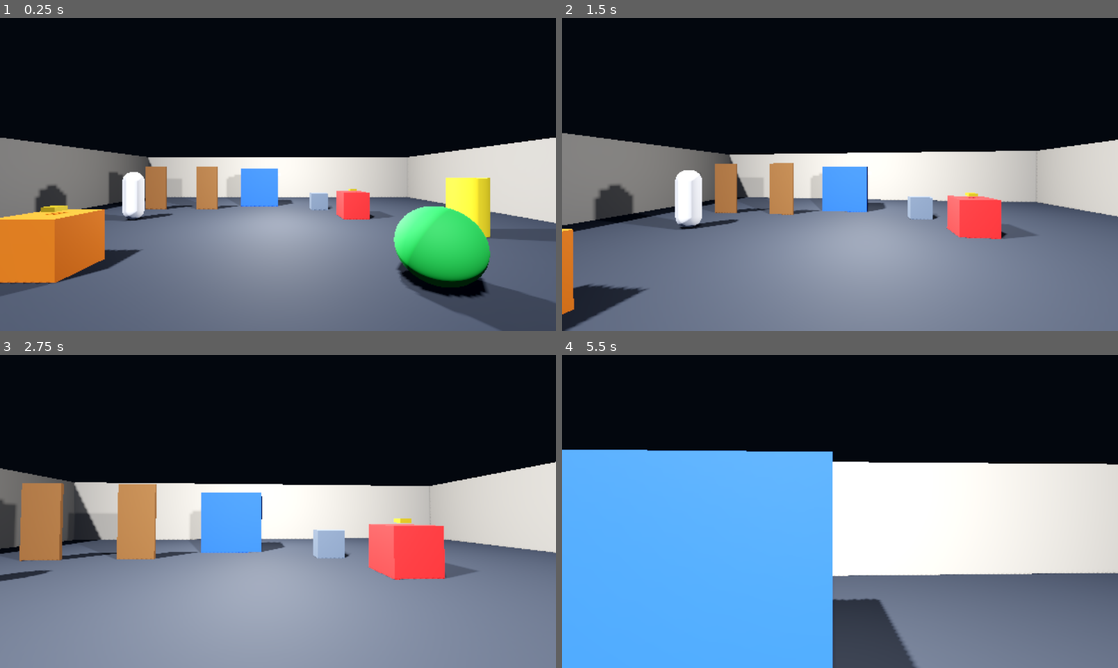
Above: before the commit, frames 1-4 (two rows, left to right).
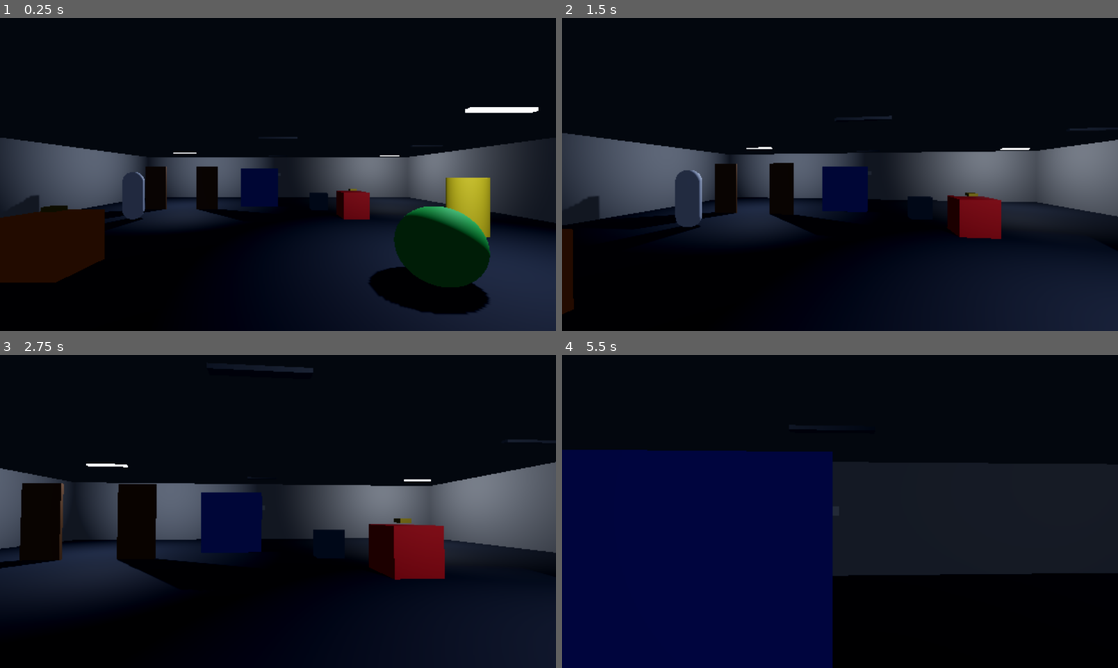
Above: after the commit, the same moments.

Repository: Kroosah/Crump
Game: Godot game, scene res://game/bootstrap.tscn
Two runs of this game, one before a commit and one after it. Both use one fixed random seed, a clock stepped at 60 frames per second and the inputs below.
Inputs (mouse positions are in pixels of both pictures, inside the frame that each line leads up to):
- Up to frame 1 (0.25 s): no input
- Up to frame 2 (1.5 s): tap Enter at 0.5 s; move the mouse to (867, 174) at 0.52 s; hold F (flashlight) 0.53-1.28 s; hold W (move_forward) from 0.53 s (still down); tap Shift (run) at 0.8, 1.35 s; move the mouse to (812, 174) at 1.27 s
- Up to frame 3 (2.75 s): keep holding W (move_forward); tap F (flashlight) at 1.55 s; move the mouse to (289, 505) at 2.02 s; hold C (crouch) from 2.03 s (still down); tap Shift (run) at 2.3 s
- Up to frame 4 (5.5 s): keep holding W (move_forward); move the mouse to (834, 517) at 2.77 s; release C (crouch) at 2.78 s; tap F (flashlight) at 2.85, 4.55 s; move the mouse to (878, 514) at 3.52 s; hold E (interact) 3.53-4.28 s; tap Shift (run) at 3.8, 4.35, 5.3 s; move the mouse to (795, 508) at 4.27 s; move the mouse to (845, 511) at 5.02 s; hold Ctrl (sneak) from 5.03 s (still down)

The runs differ from the first frame. In frame 1, 57% of the frame differs, in the area x 0-100%, y 28-100%; in frame 2, 58%; in frame 3, 60%; in frame 4, 68%, in the area x 0-100%, y 30-100%.

Commit message:
[006] Voeg TL-armatuur en schaduwbudget-bewaking toe; sfeerpass dev room
game/props/light_tl/: een herbruikbare TL-prop met drie expliciete, per
lamp gekozen staten (STABIEL/DEFECT/FLIKKEREND). DEFECT is uit en
flikkert nooit; FLIKKEREND bouwt uit een vaste seed een ~20 s naadloos
herhalend patroon met rustperiodes (physics-tick als klok:
frame-deterministisch en headless testbaar); licht en buisgloed komen
uit dezelfde waarde via een instance-uniform op de nieuwe
flicker_light.gdshader — geen eigen tijd of willekeur in de shader,
geen globale flikkercontroller. game/systems/light_budget/: eigen
verwijdereenheid met een taak — bij levelload level-schaduwlichten
tellen (zaklamp uitgesloten: gereserveerd slot), boven 3 deterministisch
degraderen op scene-boomvolgorde (schaduw uit, lamp blijft aan) met een
warning per lamp; levert ook de F3-telling. Dev room-sfeerpass: de oude
heldere verlichting verhuist naar een verborgen Werklicht-rig
(editor-/debugoptie via export, default uit met luide log); de
nachtstaat krijgt 2 stabiele TL-ankers (met schaduw), 1 flikkerende
buis in de noordoosthoek en 5 defecte armaturen — weinig werkend licht
is het punt. Normale opstart blijft warning-vrij; suite groen.

Co-Authored-By: Claude Fable 5 <noreply@anthropic.com>
Claude-Session: https://claude.ai/code/session_01Eukd1gRp6feQQnWxwaLgzq

Diff:
--- /dev/null
+++ b/assets/shaders/flicker_light.gdshader
@@ -0,0 +1,16 @@
+shader_type spatial;
+// Emissive TL-buis (taak 006, keuze E). Het flikkerniveau komt per
+// instantie van het prop-script (instance uniform): licht en buisgloed
+// vallen zo altijd samen — één deterministische bron van waarheid voor
+// het patroon, en de shader zelf bevat géén eigen tijd of willekeur.
+
+instance uniform float flicker : hint_range(0.0, 1.0) = 1.0;
+uniform vec3 albedo : source_color = vec3(0.85, 0.87, 0.9);
+uniform vec3 emission_color : source_color = vec3(0.82, 0.88, 1.0);
+uniform float emission_energy = 2.4;
+
+void fragment() {
+	// Een dode buis is dof grijs, geen zwart gat: contour blijft (HORROR §4).
+	ALBEDO = albedo * mix(0.35, 1.0, flicker);
+	EMISSION = emission_color * emission_energy * flicker;
+}
--- a/game/bootstrap.gd
+++ b/game/bootstrap.gd
@@ -27,6 +27,10 @@
 ## level gespawnd, ná de inventory (SceneHost-kind uit _ready) zodat de
 ## initiële bezitssynchronisatie gegarandeerd een inventory aantreft.
 const FLASHLIGHT_SCENE := "res://game/systems/flashlight/flashlight.tscn"
+
+## De schaduwbudget-bewaking (taak 006 §5), zelfde patroon: per level,
+## bestaanscheck — zonder deze map vangt alleen de suite nog configfouten.
+const LIGHT_BUDGET_SCENE := "res://game/systems/light_budget/light_budget.tscn"
 
 ## Overlay bestaat alleen in debugbuilds (zie _add_debug_tools).
 const DEBUG_OVERLAY_SCENE := "res://game/ui/debug_overlay/debug_overlay.tscn"
@@ -100,6 +104,7 @@
 	_spawn_player()
 	_spawn_interactor()
 	_spawn_flashlight()
+	_spawn_light_budget()
 
 
 ## Zet de speler op het PlayerSpawn-punt van het geladen level (D-018).
@@ -171,6 +176,15 @@
 	var flashlight: Node = load(FLASHLIGHT_SCENE).instantiate()
 	_current_level.add_child(flashlight)
 	Log.info("Bootstrap: zaklampsysteem actief")
+
+
+func _spawn_light_budget() -> void:
+	if not ResourceLoader.exists(LIGHT_BUDGET_SCENE):
+		Log.info("Bootstrap: geen lichtbudget-bewaking — alleen de suite bewaakt het budget")
+		return
+	var budget: Node = load(LIGHT_BUDGET_SCENE).instantiate()
+	_current_level.add_child(budget)
+	Log.info("Bootstrap: lichtbudget-bewaking actief")
 
 
 func _verify_autoloads() -> void:
--- /dev/null
+++ b/game/levels/dev_room/dev_room.gd
@@ -0,0 +1,19 @@
+extends Node3D
+## Developer room (taak 006, keuze G): de nachtstaat is de gecommitte
+## standaard — bijna zwart, schaarse TL-ankers, diepte-fog. Het werklicht
+## is een expliciete editor-/debugoptie voor geometrie- en
+## systeeminspectie: debug, geen gameplay, en nooit aan in een commit
+## (de suite bewaakt dat).
+
+## true = de oude heldere testverlichting (inspectie); false = nachtstaat.
+@export var werklicht := false
+
+@onready var _werklicht_rig: Node3D = %Werklicht
+@onready var _night_lights: Node3D = %NightLights
+
+
+func _ready() -> void:
+	_werklicht_rig.visible = werklicht
+	_night_lights.visible = not werklicht
+	if werklicht:
+		Log.warn("DevRoom: werklicht AAN — alleen voor inspectie, nooit committen")
--- a/game/levels/dev_room/dev_room.tscn
+++ b/game/levels/dev_room/dev_room.tscn
@@ -1,8 +1,10 @@
-[gd_scene load_steps=27 format=3]
+[gd_scene load_steps=29 format=3]
 
 [ext_resource type="Script" path="res://game/levels/dev_room/dev_camera.gd" id="1"]
 [ext_resource type="Script" path="res://game/levels/dev_room/dev_props.gd" id="2"]
 [ext_resource type="Script" path="res://game/levels/environment_tuner.gd" id="3"]
+[ext_resource type="Script" path="res://game/levels/dev_room/dev_room.gd" id="4"]
+[ext_resource type="PackedScene" path="res://game/props/light_tl/light_tl.tscn" id="5"]
 
 [sub_resource type="BoxMesh" id="floor_mesh"]
 size = Vector3(20, 0.5, 20)
@@ -96,6 +98,7 @@
 fog_density = 0.03
 
 [node name="DevRoom" type="Node3D"]
+script = ExtResource("4")
 
 [node name="WorldEnvironment" type="WorldEnvironment" parent="."]
 environment = SubResource("env")
@@ -117,23 +120,63 @@
 
 [node name="Lighting" type="Node3D" parent="."]
 
-[node name="SunKey" type="DirectionalLight3D" parent="Lighting"]
+[node name="Werklicht" type="Node3D" parent="Lighting"]
+unique_name_in_owner = true
+visible = false
+
+[node name="SunKey" type="DirectionalLight3D" parent="Lighting/Werklicht"]
 transform = Transform3D(0.788011, 0.485148, -0.379039, 0, 0.615662, 0.788011, 0.615662, -0.620961, 0.485148, 0, 6, 4)
 light_energy = 1.1
 shadow_enabled = true
 
-[node name="CeilingLightCenter" type="OmniLight3D" parent="Lighting"]
+[node name="CeilingLightCenter" type="OmniLight3D" parent="Lighting/Werklicht"]
 transform = Transform3D(1, 0, 0, 0, 1, 0, 0, 0, 1, 0, 2.6, 0)
 light_energy = 2.0
 shadow_enabled = true
 omni_range = 16.0
 
-[node name="CeilingLightNorth" type="OmniLight3D" parent="Lighting"]
+[node name="CeilingLightNorth" type="OmniLight3D" parent="Lighting/Werklicht"]
 transform = Transform3D(1, 0, 0, 0, 1, 0, 0, 0, 1, 0, 2.6, -6)
 light_energy = 1.5
 shadow_enabled = false
 omni_range = 14.0
 
+[node name="NightLights" type="Node3D" parent="Lighting"]
+unique_name_in_owner = true
+
+[node name="TlStabielWest" parent="Lighting/NightLights" instance=ExtResource("5")]
+transform = Transform3D(1, 0, 0, 0, 1, 0, 0, 0, 1, -5, 2.85, -5)
+cast_shadow = true
+
+[node name="TlStabielOost" parent="Lighting/NightLights" instance=ExtResource("5")]
+transform = Transform3D(1, 0, 0, 0, 1, 0, 0, 0, 1, 4, 2.85, 3)
+cast_shadow = true
+
+[node name="TlFlikkerNoordoost" parent="Lighting/NightLights" instance=ExtResource("5")]
+transform = Transform3D(1, 0, 0, 0, 1, 0, 0, 0, 1, 7, 2.85, -7)
+state = 2
+flicker_seed = 7
+
+[node name="TlDefectA" parent="Lighting/NightLights" instance=ExtResource("5")]
+transform = Transform3D(1, 0, 0, 0, 1, 0, 0, 0, 1, -7, 2.85, 4)
+state = 1
+
+[node name="TlDefectB" parent="Lighting/NightLights" instance=ExtResource("5")]
+transform = Transform3D(1, 0, 0, 0, 1, 0, 0, 0, 1, 0, 2.85, 0)
+state = 1
+
+[node name="TlDefectC" parent="Lighting/NightLights" instance=ExtResource("5")]
+transform = Transform3D(1, 0, 0, 0, 1, 0, 0, 0, 1, 0, 2.85, -7)
+state = 1
+
+[node name="TlDefectD" parent="Lighting/NightLights" instance=ExtResource("5")]
+transform = Transform3D(1, 0, 0, 0, 1, 0, 0, 0, 1, 6, 2.85, -2)
+state = 1
+
+[node name="TlDefectE" parent="Lighting/NightLights" instance=ExtResource("5")]
+transform = Transform3D(1, 0, 0, 0, 1, 0, 0, 0, 1, -2, 2.85, 7)
+state = 1
+
 [node name="Structure" type="Node3D" parent="."]
 
 [node name="Floor" type="StaticBody3D" parent="Structure"]
--- /dev/null
+++ b/game/props/light_tl/light_tl.gd
@@ -0,0 +1,115 @@
+extends Node3D
+## TL-armatuur (taak 006, keuze E): één herbruikbare prop met drie
+## expliciete, per lamp gekozen staten. Een kapotte buis ís zijn eigen
+## wereld-oorzaak (HORROR §4).
+##
+## Invarianten (bindend, dossier 006 §4): STABIEL flikkert nooit spontaan;
+## DEFECT is uit en flikkert nooit; FLIKKEREND is een bewuste per-lamp-
+## keuze met een deterministisch patroon (vaste seed) dat rust bevat —
+## geen strobe, geen globale flikkercontroller, geen automatische
+## overgangen tussen staten.
+
+enum TlState { STABIEL, DEFECT, FLIKKEREND }
+
+## De staat is een expliciete editor-keuze per lamp, nooit een gevolg.
+@export var state: TlState = TlState.STABIEL:
+	set(value):
+		state = value
+		if is_inside_tree():
+			_apply_state()
+
+@export_group("Licht")
+@export var light_energy_on := 1.6
+## Koel TL-wit; de warme zaklampbundel steekt hier bewust tegen af (§1).
+@export var light_color := Color(0.82, 0.88, 1.0)
+@export var light_range := 7.0
+## Schaduw is een budgetkeuze per lamp: maximaal 3 level-lampen werpen
+## schaduw (dossier 006 §5) — dus bewust default uit.
+@export var cast_shadow := false
+
+@export_group("Flikker")
+## Vaste seed: zelfde seed = identiek patroonverloop, frame voor frame
+## (physics-tick is de klok) — reproduceerbaar en headless testbaar.
+@export var flicker_seed := 1
+## Seconden rust (buis gewoon aan) tussen twee flikkerbursts.
+@export var rest_min_s := 1.2
+@export var rest_max_s := 3.5
+## Haperingen per burst.
+@export var burst_ticks_min := 2
+@export var burst_ticks_max := 5
+
+## Herhalend patroon als segmenten: x = duur (s), y = lichtniveau 0..1.
+var _segments := PackedVector2Array()
+var _pattern_length := 0.0
+var _pattern_time := 0.0
+
+@onready var _light: OmniLight3D = %Light
+@onready var _tube: MeshInstance3D = %Tube
+
+
+func _ready() -> void:
+	_light.light_color = light_color
+	_light.omni_range = light_range
+	_light.shadow_enabled = cast_shadow
+	_apply_state()
+
+
+func _physics_process(delta: float) -> void:
+	# Alleen actief in FLIKKEREND (zie _apply_state). Op de physics-tick:
+	# vaste stapgrootte, dus het verloop is per frame deterministisch.
+	_pattern_time = fmod(_pattern_time + delta, _pattern_length)
+	_set_level(_level_at(_pattern_time))
+
+
+## Voor de F3-telling (duck-typed via de groep `light_tl`).
+func get_tl_state() -> int:
+	return state
+
+
+func _apply_state() -> void:
+	set_physics_process(state == TlState.FLIKKEREND)
+	match state:
+		TlState.STABIEL:
+			_set_level(1.0)
+		TlState.DEFECT:
+			_set_level(0.0)
+		TlState.FLIKKEREND:
+			_build_pattern()
+			_pattern_time = 0.0
+			_set_level(_level_at(0.0))
+
+
+## Bouwt ~20 s naadloos herhalend patroon: grotendeels áán met korte
+## haperingsbursts — flikkeren mét rust (invariant keuze E).
+func _build_pattern() -> void:
+	var rng := RandomNumberGenerator.new()
+	rng.seed = flicker_seed
+	_segments = PackedVector2Array()
+	_pattern_length = 0.0
+	while _pattern_length < 20.0:
+		_append_segment(rng.randf_range(rest_min_s, rest_max_s), 1.0)
+		for i in rng.randi_range(burst_ticks_min, burst_ticks_max):
+			_append_segment(rng.randf_range(0.03, 0.1),
+				rng.randf_range(0.0, 0.25))
+			_append_segment(rng.randf_range(0.04, 0.15), 1.0)
+
+
+func _append_segment(duration: float, level: float) -> void:
+	_segments.append(Vector2(duration, level))
+	_pattern_length += duration
+
+
+func _level_at(time: float) -> float:
+	var cursor := 0.0
+	for segment in _segments:
+		cursor += segment.x
+		if time < cursor:
+			return segment.y
+	return 1.0
+
+
+func _set_level(level: float) -> void:
+	# Licht en buisgloed uit dezelfde waarde: ze kunnen nooit uit de pas.
+	_light.light_energy = light_energy_on * level
+	_light.visible = level > 0.0
+	_tube.set_instance_shader_parameter(&"flicker", level)
--- /dev/null
+++ b/game/props/light_tl/light_tl.tscn
@@ -0,0 +1,22 @@
+[gd_scene load_steps=5 format=3]
+
+[ext_resource type="Script" path="res://game/props/light_tl/light_tl.gd" id="1"]
+[ext_resource type="Shader" path="res://assets/shaders/flicker_light.gdshader" id="2"]
+
+[sub_resource type="BoxMesh" id="tube_mesh"]
+size = Vector3(1.2, 0.06, 0.12)
+
+[sub_resource type="ShaderMaterial" id="tube_mat"]
+shader = ExtResource("2")
+
+[node name="LightTl" type="Node3D" groups=["light_tl"]]
+script = ExtResource("1")
+
+[node name="Tube" type="MeshInstance3D" parent="."]
+unique_name_in_owner = true
+mesh = SubResource("tube_mesh")
+surface_material_override/0 = SubResource("tube_mat")
+
+[node name="Light" type="OmniLight3D" parent="."]
+unique_name_in_owner = true
+transform = Transform3D(1, 0, 0, 0, 1, 0, 0, 0, 1, 0, -0.15, 0)
--- /dev/null
+++ b/game/systems/light_budget/light_budget.gd
@@ -0,0 +1,77 @@
+extends Node
+## Schaduwbudget-bewaking (taak 006 §5) — één taak, bewust géén framework:
+## geen registratie-API, geen dynamische herverdeling, geen kwaliteitsbeheer.
+## Bij levelload telt hij de schaduw-werpende lichten van het level en
+## degradeert hij deterministisch boven budget. In 006 zijn alle
+## level-lampen statische scene-data (geen dynamische spawning), dus een
+## overschrijding is per definitie een configuratiefout — de smoke-suite
+## vangt die ook; dit systeem is de runtime-diagnose. Verwijder deze map en
+## alleen die diagnose vervalt (D-015).
+
+## Max schaduw-werpende level-lichten. De zaklamp valt búíten deze telling:
+## haar slot is gereserveerd (totaal 4, LEVEL §5) en degradeert nooit.
+const LEVEL_SHADOW_BUDGET := 3
+const TOTAL_SHADOW_BUDGET := 4
+
+
+func _ready() -> void:
+	# Uitgesteld: eerst moet het hele level (incl. gespawnde props) staan.
+	_enforce.call_deferred()
+
+
+## Actieve schaduwlichten nu: level + zaklamp indien aan (F3, duck-typed
+## via de groep `light_budget`).
+func get_active_shadow_count() -> int:
+	var count := _level_shadow_lights().size()
+	var flashlight := get_tree().get_first_node_in_group("flashlight")
+	if flashlight != null:
+		for node in flashlight.find_children("", "Light3D", true, false):
+			var light := node as Light3D
+			if light.shadow_enabled and light.is_visible_in_tree():
+				count += 1
+	return count
+
+
+func get_shadow_budget() -> int:
+	return TOTAL_SHADOW_BUDGET
+
+
+## Deterministische handhaving: de eerste 3 in scene-boomvolgorde behouden
+## hun schaduw; elke volgende verliest alleen zijn schaduw (de lamp blijft
+## áán) met één warning per gedegradeerde lamp. Boomvolgorde ligt vast in
+## de scene-data, dus de uitkomst is elke run identiek.
+func _enforce() -> void:
+	var kept := 0
+	for light in _level_shadow_lights():
+		kept += 1
+		if kept > LEVEL_SHADOW_BUDGET:
+			light.shadow_enabled = false
+			push_warning(
+				"LightBudget: %d/%d level-schaduwlichten — schaduw uitgeschakeld op %s"
+				% [kept, LEVEL_SHADOW_BUDGET, light.get_path()])
+
+
+## Zichtbare, schaduw-werpende lichten van het level in boomvolgorde,
+## zonder alles onder het zaklampsysteem (gereserveerd slot).
+func _level_shadow_lights() -> Array[Light3D]:
+	var result: Array[Light3D] = []
+	var parent := get_parent()
+	if parent == null:
+		return result
+	for node in parent.find_children("", "Light3D", true, false):
+		var light := node as Light3D
+		if not light.shadow_enabled or not light.is_visible_in_tree():
+			continue
+		if _belongs_to_flashlight(light):
+			continue
+		result.append(light)
+	return result
+
+
+func _belongs_to_flashlight(node: Node) -> bool:
+	var current: Node = node
+	while current != null:
+		if current.is_in_group("flashlight"):
+			return true
+		current = current.get_parent()
+	return false
--- /dev/null
+++ b/game/systems/light_budget/light_budget.tscn
@@ -0,0 +1,6 @@
+[gd_scene load_steps=2 format=3]
+
+[ext_resource type="Script" path="res://game/systems/light_budget/light_budget.gd" id="1"]
+
+[node name="LightBudget" type="Node" groups=["light_budget"]]
+script = ExtResource("1")
Not shown, added: assets/shaders/flicker_light.gdshader.uid
Not shown, added: game/levels/dev_room/dev_room.gd.uid
Not shown, added: game/props/light_tl/light_tl.gd.uid
Not shown, added: game/systems/light_budget/light_budget.gd.uid
